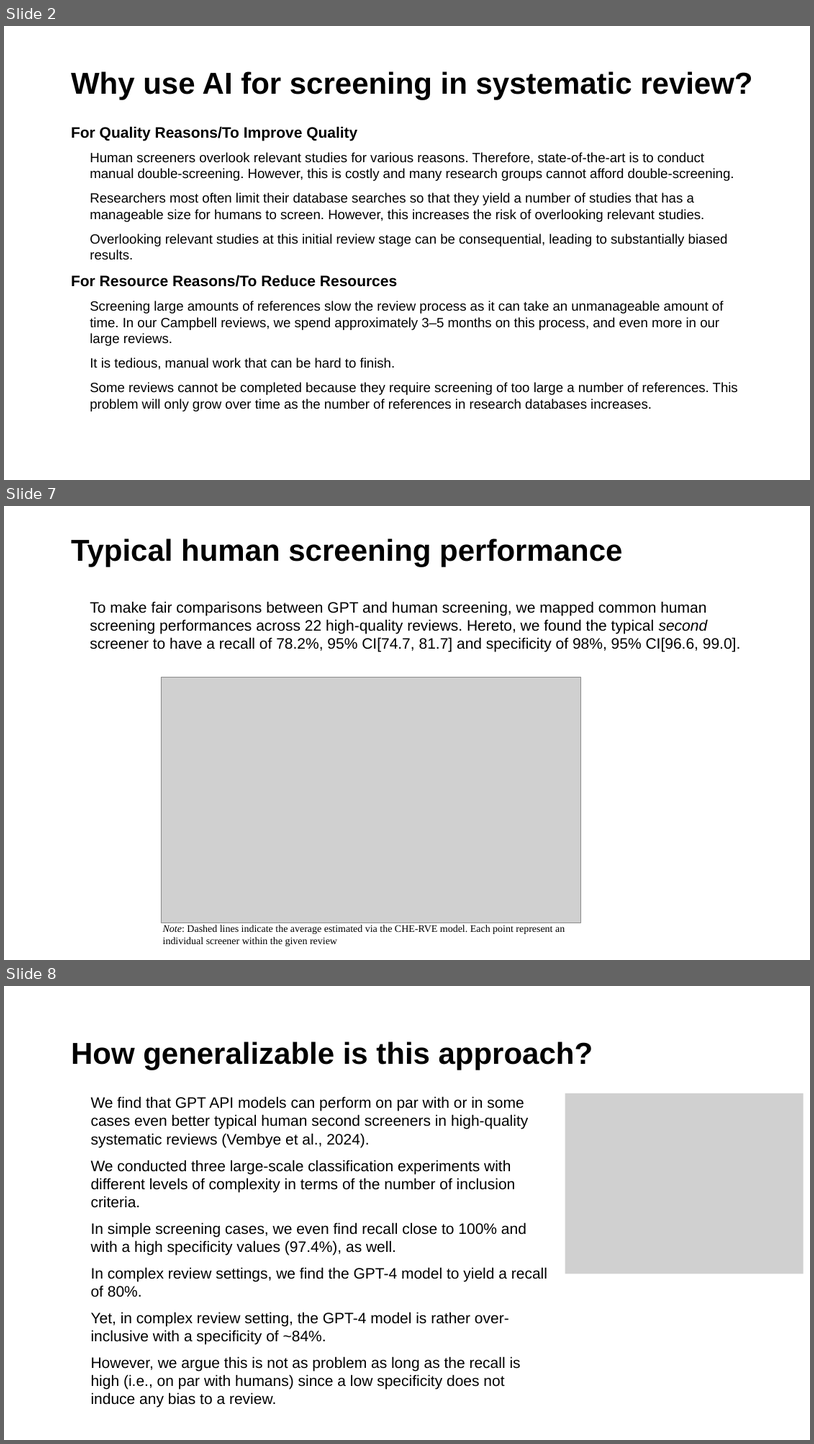
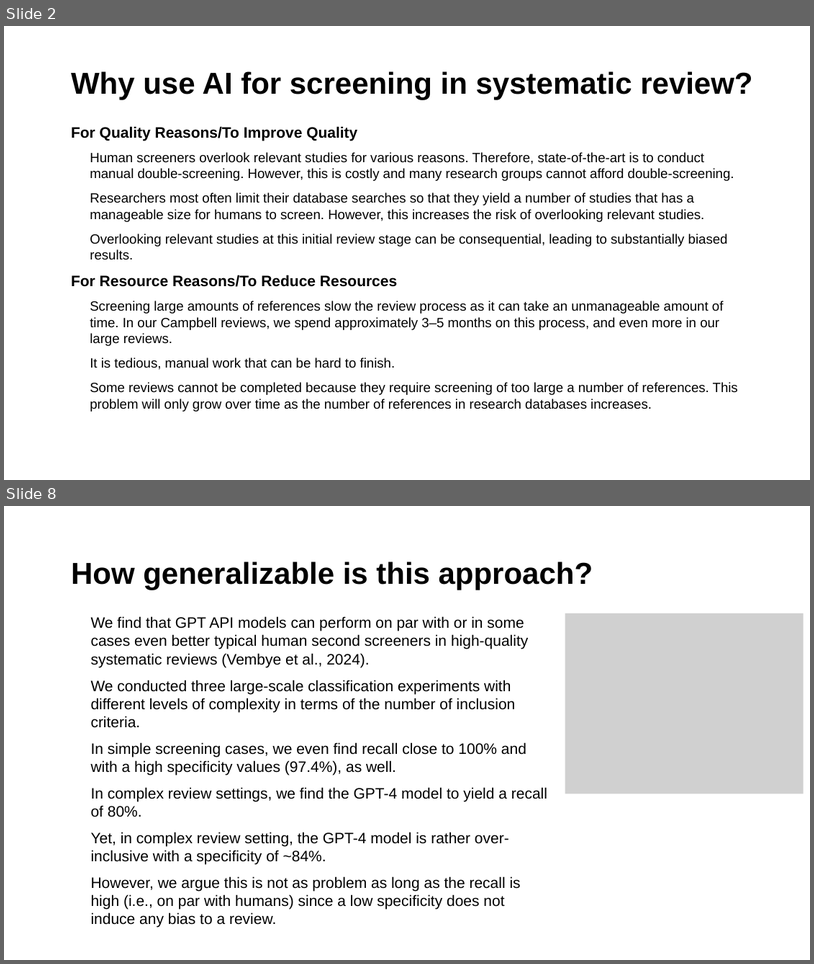
Before and after one commit to MikkelVembye/SRMA-SIG-presentation, a slide deck: SRMA SIG presentation 2024 .potx.pptx. Shown one above the other, each under a label of ours: slides 2, 7 and 8 before the commit, slides 2 and 8 after it; the slides between them are not shown. The pictures are 814x1444 and 814x964 pixels, drawn with LibreOffice and Linux fonts; fonts in the diff are those of the drawing; grey boxes stand for pictures; background and template pictures are left out. Boxes give left, top, right and bottom in pixels: in the first picture for what was removed or moved away, otherwise in the second. Text is boxed around its words. In the diff, an @@ line names an element or a change of style, - is before the commit and + after.

```diff
--- a/SRMA SIG presentation 2024 .potx.pptx
+++ b/SRMA SIG presentation 2024 .potx.pptx
@@ slide 7 removed at bbox=[4, 506, 810, 960], background #FFFFFF @@
@@ title removed at bbox=[71, 538, 622, 567] @@
-Typical human screening performance
@@ text removed at bbox=[90, 601, 741, 652] @@
-• To make fair comparisons between GPT and human screening, we mapped common human screening performances across 22 high-quality reviews. Hereto, we found the typical second screener to have a recall of 78.2%, 95% CI[74.7, 81.7] and specificity of 98%, 95% CI[96.6, 99.0].
@@ picture removed at bbox=[161, 677, 581, 922] @@
@@ text removed at bbox=[163, 924, 565, 946] @@
-Note: Dashed lines indicate the average estimated via the CHE-RVE model. Each point represent an individual screener within the given review
```
Also in this commit, not shown: 4 slides changed, 3 slides added, 2 other slides removed.
